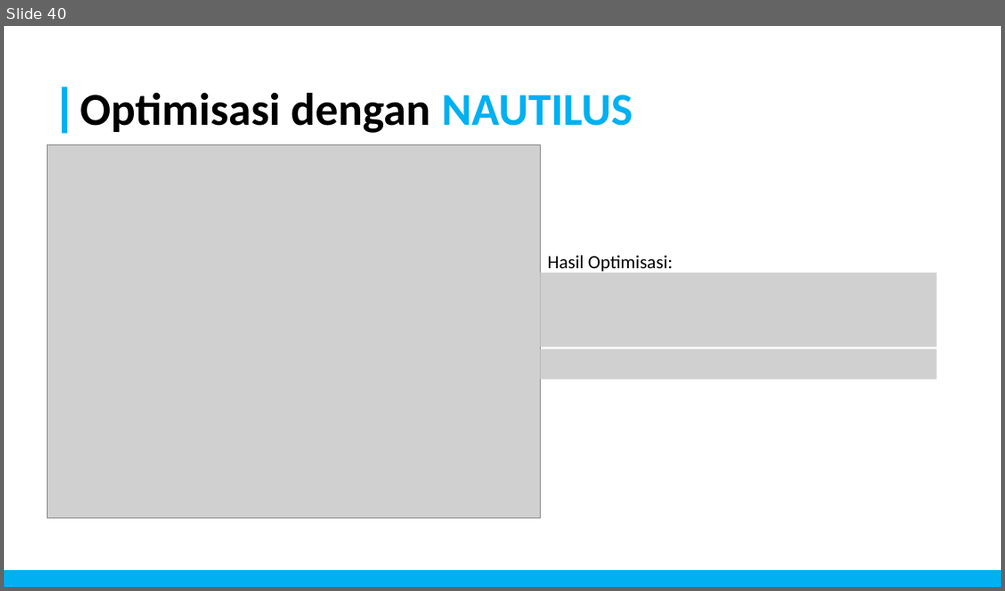
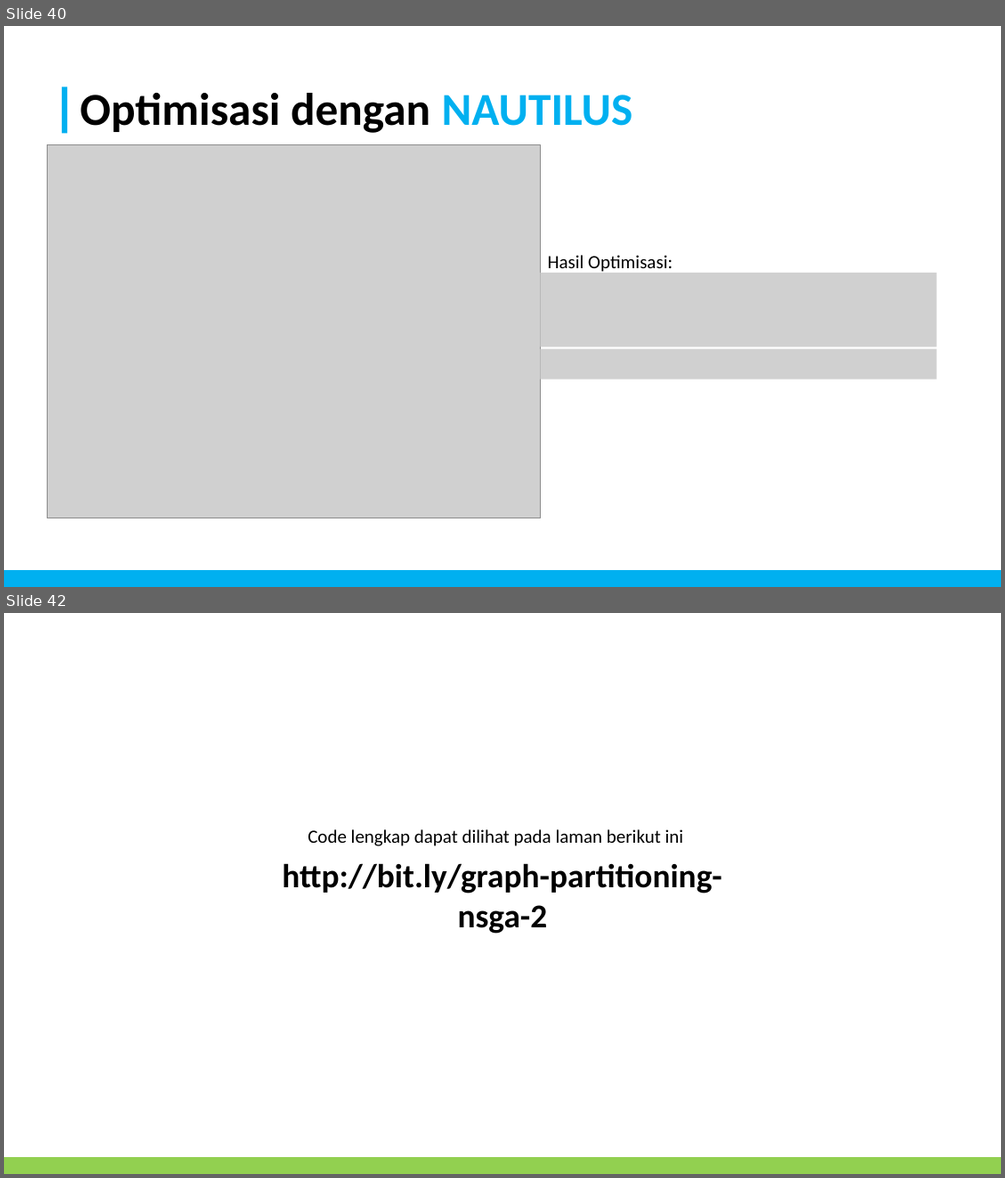
Before and after one commit to FelixFern/Graph-Partitioning-Optimization, a slide deck: documents/Graph Partitioning.pptx. Shown one above the other, each under a label of ours: slide 40 before the commit, slides 40 and 42 after it; the slides between them are not shown. The pictures are 1005x591 and 1005x1178 pixels, drawn with LibreOffice and Linux fonts; fonts in the diff are those of the drawing; grey boxes stand for pictures. Boxes give left, top, right and bottom in pixels: in the first picture for what was removed or moved away, otherwise in the second. Text is boxed around its words. In the diff, an @@ line names an element or a change of style, - is before the commit and + after.

```diff
--- a/documents/Graph Partitioning.pptx
+++ b/documents/Graph Partitioning.pptx
@@ slide 42 added at <box>4,613,1001,1174</box>, background #FFFFFF @@
@@ text added at <box>307,829,684,846</box>, 18 pt, text #000000 @@
+Code lengkap dapat dilihat pada laman berikut ini
@@ text added at <box>282,863,722,933</box>, 32 pt, text #000000, bold @@
+http://bit.ly/graph-partitioning-nsga-2
@@ rectangle added at <box>4,1158,1001,1174</box>, fill #92D050 @@
```
Also in this commit, not shown: 4 slides changed, 1 other slide added, 3 other files.
